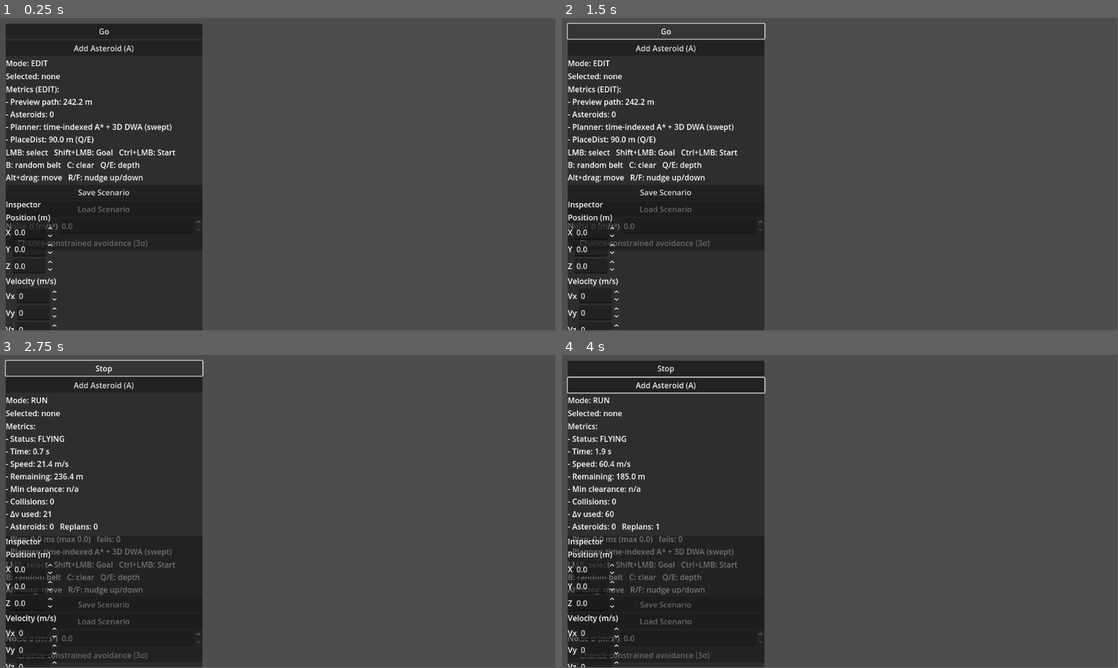
Above: before the commit, frames 1-4 (two rows, left to right).
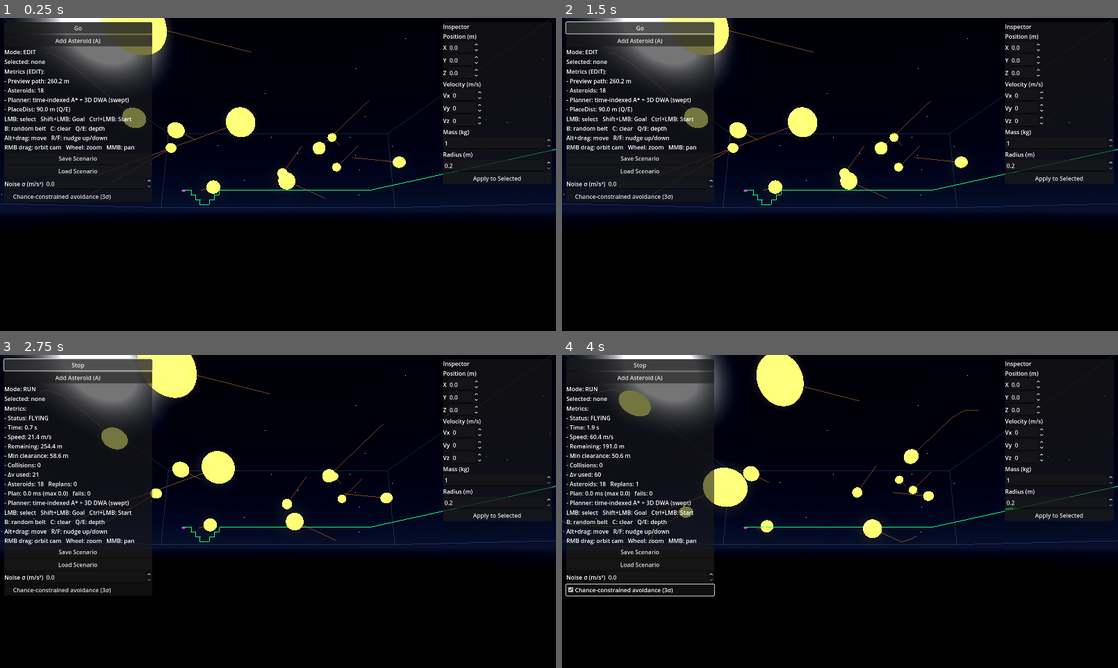
Above: after the commit, the same moments.

Repository: SV-1411/autopilot
Game: Godot game, scene res://scenes/Main.tscn
Same seed, same stepped clock (60 frames per second), same inputs: the game is played once before the commit and once after it.
Inputs:
- Up to frame 1 (0.25 s): no input
- Up to frame 2 (1.5 s): click "Go" at 0.5 s; click "Stop" at 1.25 s
- Up to frame 3 (2.75 s): click "Go" at 2 s
- Up to frame 4 (4 s): click "Add Asteroid (A)" at 2.75 s; click "Chance-constrained avoidance …" at 3.5 s
In our replay, the window is 799x449 before the commit and 800x450 after it. These sizes can differ from the game's own. Grey fills any space a smaller window leaves; there, only what the larger window draws over its background counts as a difference.

The runs differ from the first frame. In frame 1, 94% of the frame differs, in the area x 0-100%, y 0-100%; in frame 2, 94%; in frame 3, 93%; in frame 4, 93%.

Commit message:
Fix black-screen launch and UI overlap in the interactive view
- OrbitCameraRig: orient the camera at the pivot in _ready; it previously
  kept its scene-file orientation (facing away from the world) until the
  first zoom/orbit, so a fresh launch rendered nothing.
- Main: add WorldEnvironment (space sky, sky ambient, glow), starfield
  dome, faint world-bounds wireframe; auto-spawn a demo belt on startup;
  brighten floor; camera controls in the hint text.
- Scene: anchor the Inspector to the top-right so the runtime-added
  controls in the left panel no longer overlap it.
- Project: 1536x864 default window.

Co-Authored-By: Claude Fable 5 <noreply@anthropic.com>

Diff:
--- a/autopilot_space_sim_3d_godot/project.godot
+++ b/autopilot_space_sim_3d_godot/project.godot
@@ -14,6 +14,11 @@
 run/main_scene="res://scenes/Main.tscn"
 config/features=PackedStringArray("4.5")
 config/icon="res://icon.svg"
+
+[display]
+
+window/size/viewport_width=1536
+window/size/viewport_height=864
 
 [input]
 
--- a/autopilot_space_sim_3d_godot/scenes/Main.tscn
+++ b/autopilot_space_sim_3d_godot/scenes/Main.tscn
@@ -102,13 +102,14 @@
 text = "LMB: select\nShift+LMB: set Goal\nCtrl+LMB: set Start"
 
 [node name="Inspector" type="PanelContainer" parent="UI"]
-anchors_preset = 0
-anchor_right = 0.0
-anchor_bottom = 0.0
-offset_left = 12.0
-offset_top = 375.0
-offset_right = 420.0
-offset_bottom = 645.0
+anchors_preset = 1
+anchor_left = 1.0
+anchor_right = 1.0
+offset_left = -312.0
+offset_top = 12.0
+offset_right = -12.0
+offset_bottom = 420.0
+grow_horizontal = 0
 
 [node name="InspectorVBox" type="VBoxContainer" parent="UI/Inspector"]
 
--- a/autopilot_space_sim_3d_godot/scripts/Main.gd
+++ b/autopilot_space_sim_3d_godot/scripts/Main.gd
@@ -96,10 +96,14 @@
 	_start_marker.global_position = _start_pos
 	_goal_marker.global_position = _goal_pos
 
-	_hint_label.text = "LMB: select   Shift+LMB: Goal   Ctrl+LMB: Start\nB: random belt   C: clear   Q/E: depth\nAlt+drag: move   R/F: nudge up/down"
-
+	_hint_label.text = "LMB: select   Shift+LMB: Goal   Ctrl+LMB: Start\nB: random belt   C: clear   Q/E: depth\nAlt+drag: move   R/F: nudge up/down\nRMB drag: orbit cam   Wheel: zoom   MMB: pan"
+
+	_setup_environment()
 	_setup_path_debug()
-	_replan_preview()
+	_draw_bounds()
+	# Spawn a demo belt immediately so a fresh launch shows the autopilot's
+	# problem (and the preview corridor through it) instead of empty space.
+	_generate_belt(BELT_COUNT)
 	_update_ui()
 
 func _add_save_load_buttons() -> void:
@@ -139,6 +143,83 @@
 	_file_dialog.add_filter("*.json", "Scenario JSON")
 	_file_dialog.file_selected.connect(_on_file_selected)
 	_ui_layer.add_child(_file_dialog)
+
+# The scene file has no WorldEnvironment, so without this the viewport is a
+# black void with three emissive dots in it. Build a space-like environment:
+# dark-blue sky gradient, sky ambient light, glow (makes the emissive ship /
+# asteroids / path read clearly), and a simple starfield dome.
+func _setup_environment() -> void:
+	var sky_mat := ProceduralSkyMaterial.new()
+	sky_mat.sky_top_color = Color(0.015, 0.025, 0.07)
+	sky_mat.sky_horizon_color = Color(0.07, 0.09, 0.18)
+	sky_mat.ground_horizon_color = Color(0.07, 0.09, 0.18)
+	sky_mat.ground_bottom_color = Color(0.01, 0.01, 0.03)
+	var sky := Sky.new()
+	sky.sky_material = sky_mat
+	var env := Environment.new()
+	env.background_mode = Environment.BG_SKY
+	env.sky = sky
+	env.ambient_light_source = Environment.AMBIENT_SOURCE_SKY
+	env.ambient_light_energy = 2.5
+	env.glow_enabled = true
+	var we := WorldEnvironment.new()
+	we.environment = env
+	add_child(we)
+
+	# Brighten the floor enough to read as a ground plane against the sky.
+	var floor_mat := ($Floor as MeshInstance3D).material_override as StandardMaterial3D
+	if floor_mat != null:
+		floor_mat.albedo_color = Color(0.13, 0.16, 0.23)
+
+	# Starfield: a few hundred unshaded white dots on a distant upper dome.
+	var star_mesh := SphereMesh.new()
+	star_mesh.radius = 0.5
+	star_mesh.height = 1.0
+	star_mesh.radial_segments = 4
+	star_mesh.rings = 2
+	var star_mat := StandardMaterial3D.new()
+	star_mat.shading_mode = BaseMaterial3D.SHADING_MODE_UNSHADED
+	star_mat.albedo_color = Color(0.85, 0.88, 1.0)
+	star_mesh.material = star_mat
+	var mm := MultiMesh.new()
+	mm.transform_format = MultiMesh.TRANSFORM_3D
+	mm.mesh = star_mesh
+	mm.instance_count = 350
+	var srng := RandomNumberGenerator.new()
+	srng.seed = 7
+	for i in range(mm.instance_count):
+		var dir := Vector3(srng.randfn(), absf(srng.randfn()) * 0.8 + 0.05, srng.randfn()).normalized()
+		var s := srng.randf_range(0.4, 1.5)
+		mm.set_instance_transform(i, Transform3D(Basis().scaled(Vector3(s, s, s)), dir * 420.0))
+	var mmi := MultiMeshInstance3D.new()
+	mmi.multimesh = mm
+	add_child(mmi)
+
+# Faint wireframe of the world bounds, so the playable volume is visible.
+func _draw_bounds() -> void:
+	var box := ImmediateMesh.new()
+	var inst := MeshInstance3D.new()
+	inst.mesh = box
+	var m := StandardMaterial3D.new()
+	m.shading_mode = BaseMaterial3D.SHADING_MODE_UNSHADED
+	m.transparency = BaseMaterial3D.TRANSPARENCY_ALPHA
+	m.albedo_color = Color(0.25, 0.55, 0.85, 0.25)
+	inst.material_override = m
+	add_child(inst)
+	var lo := WORLD_BOUNDS_MIN
+	var hi := WORLD_BOUNDS_MAX
+	var c := [
+		Vector3(lo.x, lo.y, lo.z), Vector3(hi.x, lo.y, lo.z),
+		Vector3(hi.x, lo.y, hi.z), Vector3(lo.x, lo.y, hi.z),
+		Vector3(lo.x, hi.y, lo.z), Vector3(hi.x, hi.y, lo.z),
+		Vector3(hi.x, hi.y, hi.z), Vector3(lo.x, hi.y, hi.z),
+	]
+	var edges := [[0,1],[1,2],[2,3],[3,0],[4,5],[5,6],[6,7],[7,4],[0,4],[1,5],[2,6],[3,7]]
+	box.surface_begin(Mesh.PRIMITIVE_LINES)
+	for e in edges:
+		box.surface_add_vertex(c[e[0]])
+		box.surface_add_vertex(c[e[1]])
+	box.surface_end()
 
 func _setup_path_debug() -> void:
 	_path_line = ImmediateMesh.new()
--- a/autopilot_space_sim_3d_godot/scripts/OrbitCameraRig.gd
+++ b/autopilot_space_sim_3d_godot/scripts/OrbitCameraRig.gd
@@ -23,6 +23,10 @@
 	_pivot = get_node(pivot_path) as Node3D
 	_camera = get_node(camera_path) as Camera3D
 	_distance = clampf(_camera.position.z * -1.0 if _camera.position.z < 0.0 else _distance, min_distance, max_distance)
+	# Orient the camera at the pivot immediately: until the first zoom/orbit the
+	# camera otherwise keeps its scene-file orientation, which faces AWAY from
+	# the world (black screen on launch).
+	_update_camera_distance()
 
 func _unhandled_input(event: InputEvent) -> void:
 	if event is InputEventMouseButton:
